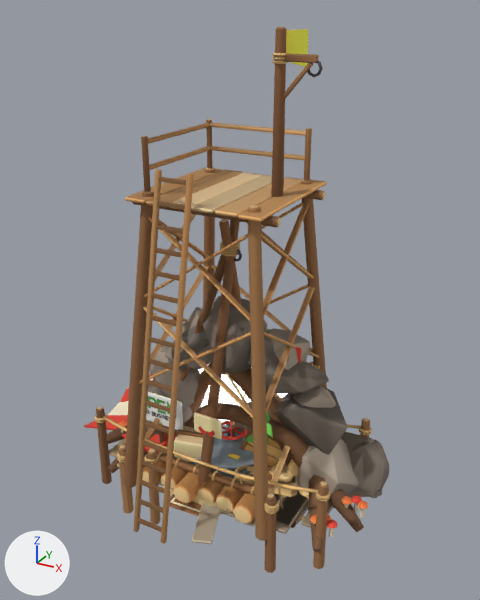
The glTF model game/public/models/build/traversal.glb as it was, and as the next commit left it.
Both versions are drawn from a camera (50 mm lens) standing at (5.86, -10.27, 9.03) and looking at (0.14, 0.14, 3.83). The axes (+X, +Y, +Z) are drawn at lower left. The lights are the same throughout. The older version comes first. Where no turn or scale is listed for an object, it has been applied to the vertices. Vertices at exactly the same position are counted once.

In view in the first picture: 'boardwalk_a__matte', 'boardwalk_b__matte', 'bridge__matte', 'hatch__lid', 'hatch__matte', 'portal_cave__matte', 'portal_cave_dark__matte', 'portal_roots__matte', 'raft__matte', 'supply_gondola__matte', 'zip_end__matte', 'zip_tower__matte' and 3 more.
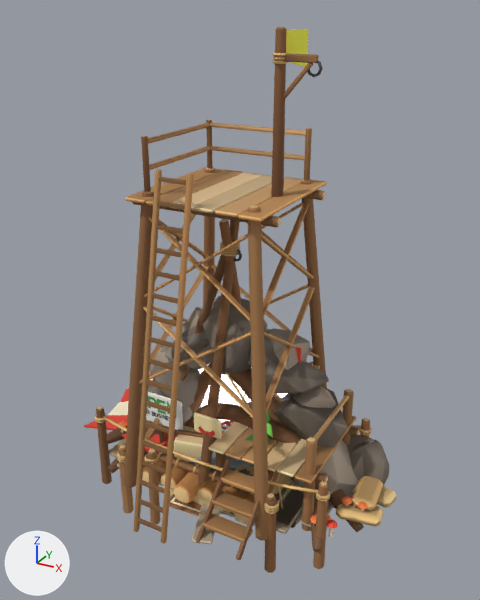
Changed parts and their boxes (x1, y1, x2, y2) in the pictures (480 x 600 px; the box of a moved part takes in the faces that stretch with it):
'zip_end__matte', reshaped
    before: (179, 219, 309, 501)
    after: (179, 219, 397, 560)
part 1 of me_zip_end__matte, moved or reshaped (mostly hidden before)
    before: (274, 481, 298, 499)
    after: (336, 503, 383, 527)
part 2 of me_zip_end__matte, moved or reshaped (not visible before)
    after: (352, 480, 397, 508)
part 3 of me_zip_end__matte, moved or reshaped
    before: (270, 463, 294, 483)
    after: (352, 476, 383, 511)
part 4 of me_zip_end__matte, deleted (mostly hidden)
    before: (299, 490, 309, 501)
part 5 of me_zip_end__matte, added (brown)
    after: (196, 389, 359, 560)
'hatch__lid', unchanged, covered by the edit
    both: (198, 421, 254, 470)

Diff of the bpy script that builds the scene:
```diff
--- a/game/public/models/build/traversal.glb.py
+++ b/game/public/models/build/traversal.glb.py
@@ me_zip_end__matte @@
 # used by ob_zip_end__matte; location = (0.0, 0.0, 0.0)
-me_zip_end__matte.from_pydata(...)  # 328 vertices, 556 faces; spans x -1.96..2.29, y -1.36..1.36, z -0.12..5.51
+me_zip_end__matte.from_pydata(...)  # 766 vertices, 1364 faces; spans x -1.96..3.5, y -2.39..1.36, z -0.12..5.51
+# me_zip_end__matte part 1: the loose piece of 24 vertices spanning x 0.85..1.75, y -0.69..-0.11, z 0.0..0.26 is moved by (1.7, 0.1, 0.0)
+# me_zip_end__matte part 2: the loose piece of 24 vertices spanning x 0.9..1.8, y 0.08..0.62, z 0.0..0.26 is moved by (1.7, 0.05, 0.0)
+# me_zip_end__matte part 3: the loose piece of 24 vertices spanning x 1.04..1.56, y -0.44..0.44, z 0.24..0.5 is moved by (1.73, 0.05, -0.02)
+# me_zip_end__matte part 4: the loose piece of 24 vertices spanning x 1.71..2.29, y -0.45..0.45, z 0.0..0.26 is deleted
+# me_zip_end__matte part 5: 462 vertices added at x 0.0..2.5, y -2.39..1.21, z -0.1..1.95
 me_zip_end__matte.materials.append(mat_matte)
```
